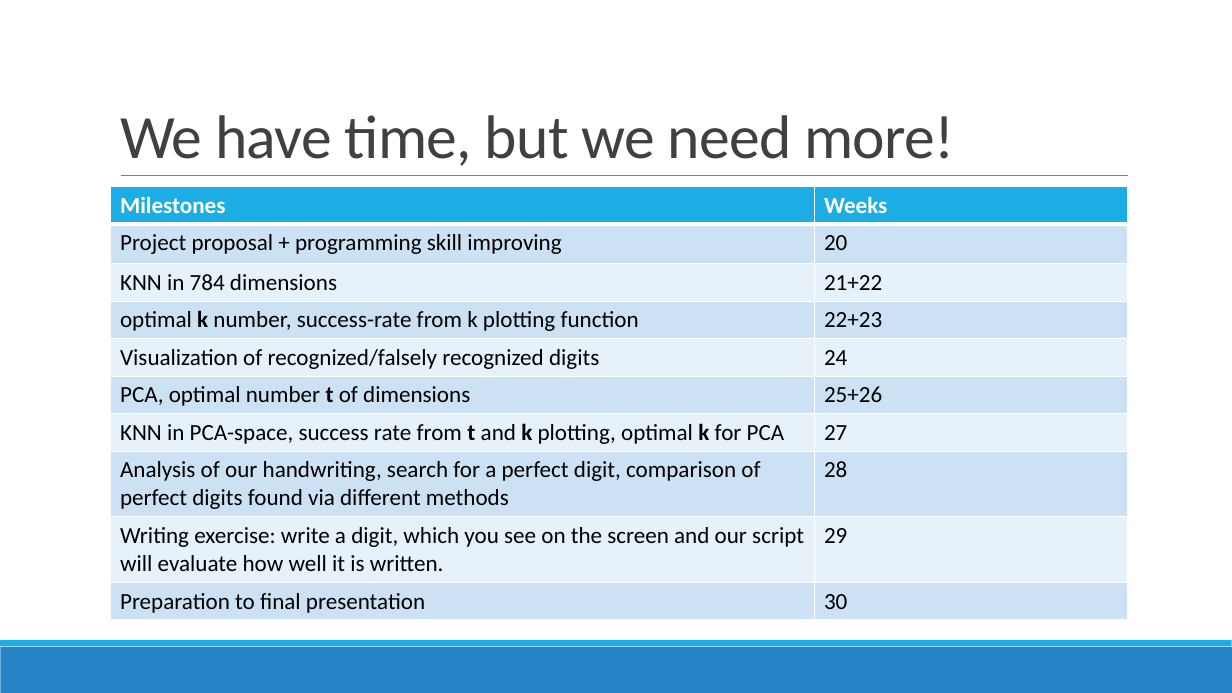
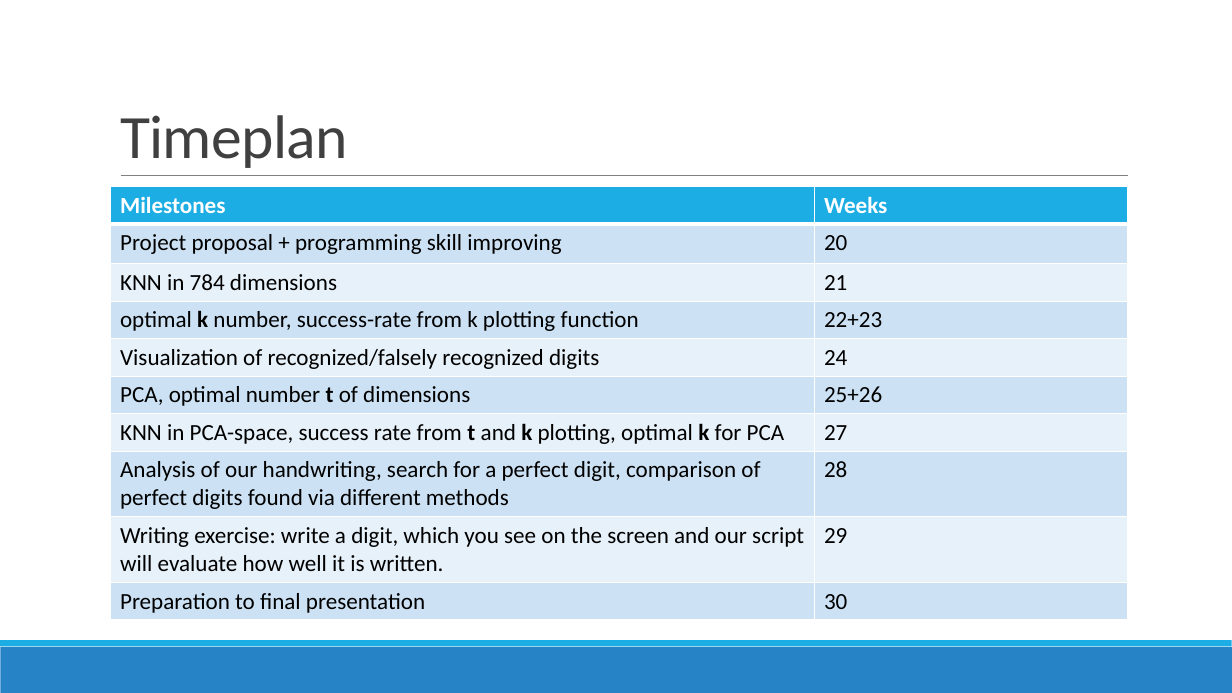
Before and after one commit to datascience-mobi/project-03-group-01, a slide deck: slide 9 of Vortrag1.pptx. Drawn at 1232x693 pixels with LibreOffice and Linux fonts; fonts in the diff are those of the drawing. Boxes give left, top, right and bottom in pixels: in the first picture for what was removed or moved away, otherwise in the second. Text is boxed around its words. In the diff, an @@ line names an element or a change of style, - is before the commit and + after.

```diff
--- a/Vortrag1.pptx
+++ b/Vortrag1.pptx
@@ title at box(120, 115, 348, 168): text changed @@
-We have time, but we need more!
+Timeplan
@@ table at box(111, 187, 1128, 618) @@
-row 3, column 2: 21+22
+row 3, column 2: 21
```
Also in this commit, not shown: 1 other slide changed.
